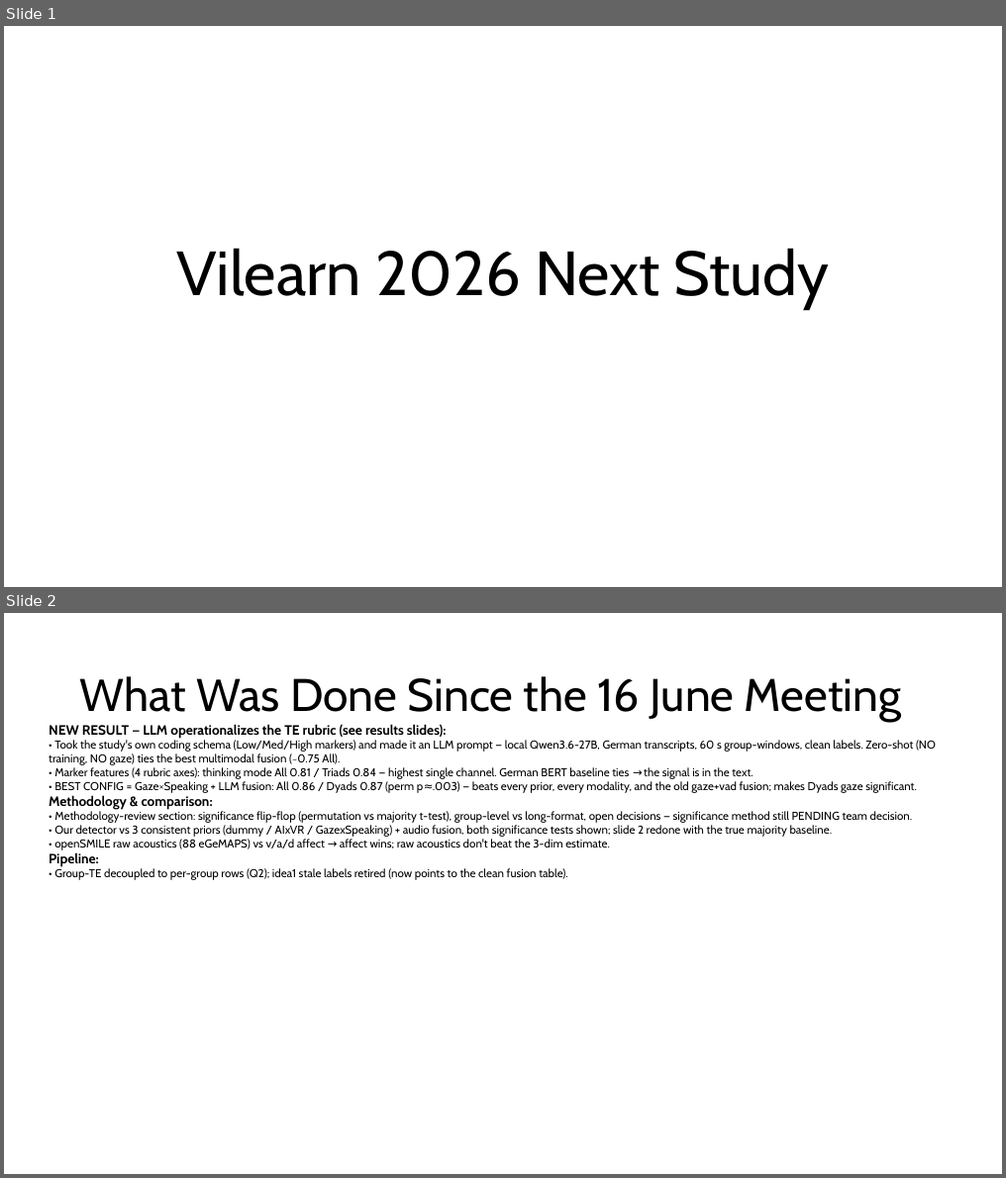
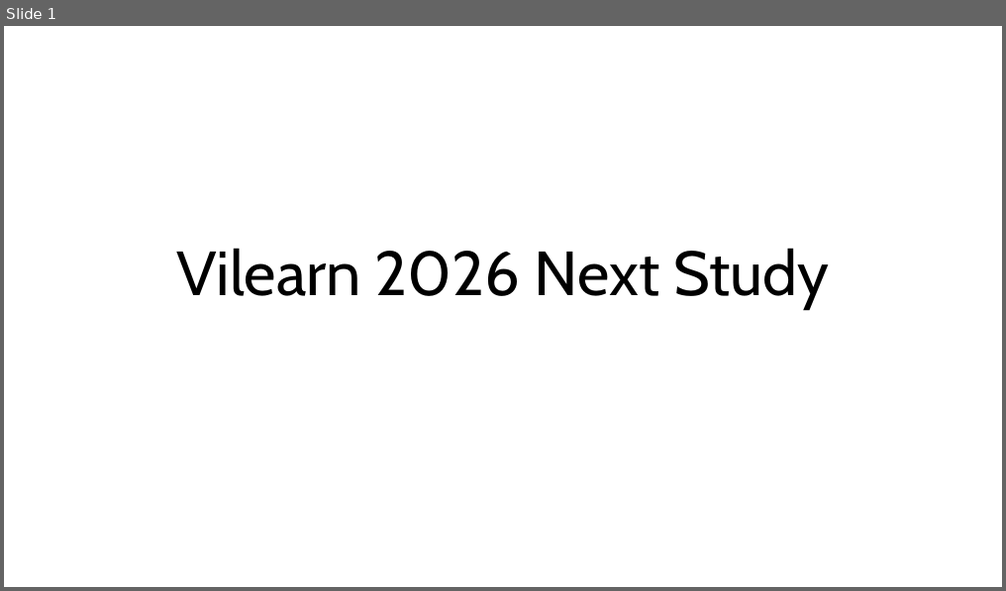
Before and after one commit to carlotes247/vilearn_ml, a slide deck: discover/2026_March_ViLearn_Planning.pptx. Shown one above the other, each under a label of ours: slides 1 and 2 before the commit, slide 1 after it. The pictures are 1006x1178 and 1006x591 pixels, drawn with LibreOffice and Linux fonts; fonts in the diff are those of the drawing. Boxes give left, top, right and bottom in pixels: in the first picture for what was removed or moved away, otherwise in the second. Text is boxed around its words. In the diff, an @@ line names an element or a change of style, - is before the commit and + after.

Commit message:
discover(deck): group-level rebuild — IUI cut (slides 1-20), linguistic v2 set, effect sizes
- Individual-TE track cut (single-annotator labels); all results group-level
  (185 windows, clean 2-annotator labels, nested LOSO)
- Linguistic v2 set (7 ASR-segment stats incl. unfinished ratio); new champions:
  ling+GxS 0.786 All / 0.842 Dyads (sig both tests), audio+linguistic 0.784 Triads
- Effect sizes (Cohen's d) + both significance tests on all result tables
- Process slides cut (27 slides); slide 18 = two-table base-vs-fusion matrix

```diff
--- a/discover/2026_March_ViLearn_Planning.pptx
+++ b/discover/2026_March_ViLearn_Planning.pptx
@@ slide 2 removed at <box>4,613,1002,1174</box>, background #FFFFFF @@
@@ title removed at <box>80,676,901,722</box> @@
-What Was Done Since the 16 June Meeting
@@ text removed at <box>49,724,936,880</box> @@
-NEW RESULT — LLM operationalizes the TE rubric (see results slides):
-  • Took the study's own coding schema (Low/Med/High markers) and made it an LLM prompt — local Qwen3.6-27B, German transcripts, 60 s group-windows, clean labels. Zero-shot (NO training, NO gaze) ties the best multimodal fusion (~0.75 All).
-  • Marker features (4 rubric axes): thinking mode All 0.81 / Triads 0.84 — highest single channel. German BERT baseline ties → the signal is in the text.
-  • BEST CONFIG = Gaze×Speaking + LLM fusion: All 0.86 / Dyads 0.87 (perm p≈.003) — beats every prior, every modality, and the old gaze+vad fusion; makes Dyads gaze significant.
-Methodology & comparison:
-  • Methodology-review section: significance flip-flop (permutation vs majority t-test), group-level vs long-format, open decisions — significance method still PENDING team decision.
-  • Our detector vs 3 consistent priors (dummy / AIxVR / GazexSpeaking) + audio fusion, both significance tests shown; slide 2 redone with the true majority baseline.
-  • openSMILE raw acoustics (88 eGeMAPS) vs v/a/d affect → affect wins; raw acoustics don't beat the 3-dim estimate.
-Pipeline:
-  • Group-TE decoupled to per-group rows (Q2); idea1 stale labels retired (now points to the clean fusion table).
```
Also in this commit, not shown: 7 slides changed, 12 slides added, 13 other slides removed, 8 other files.
